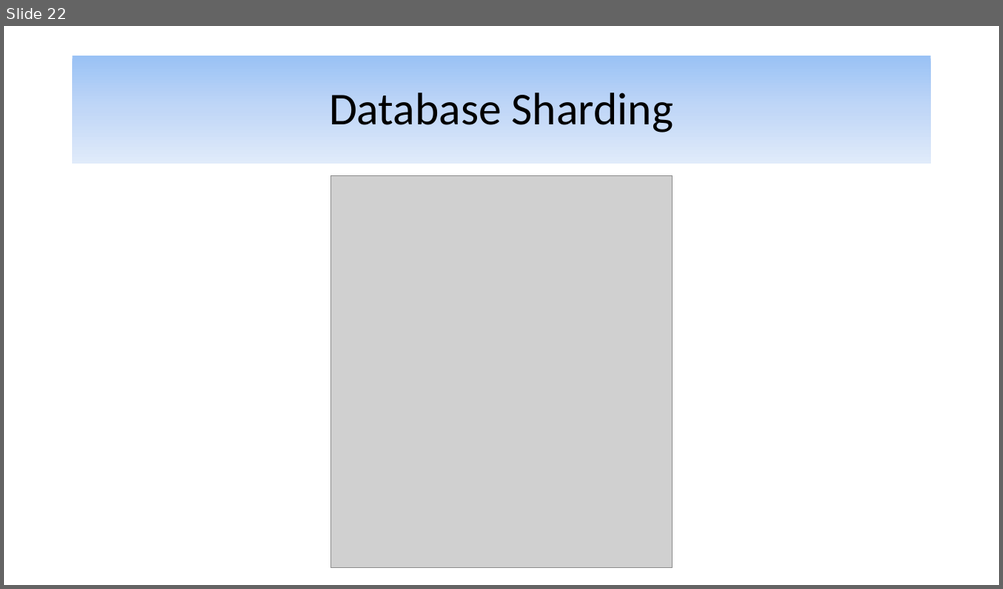
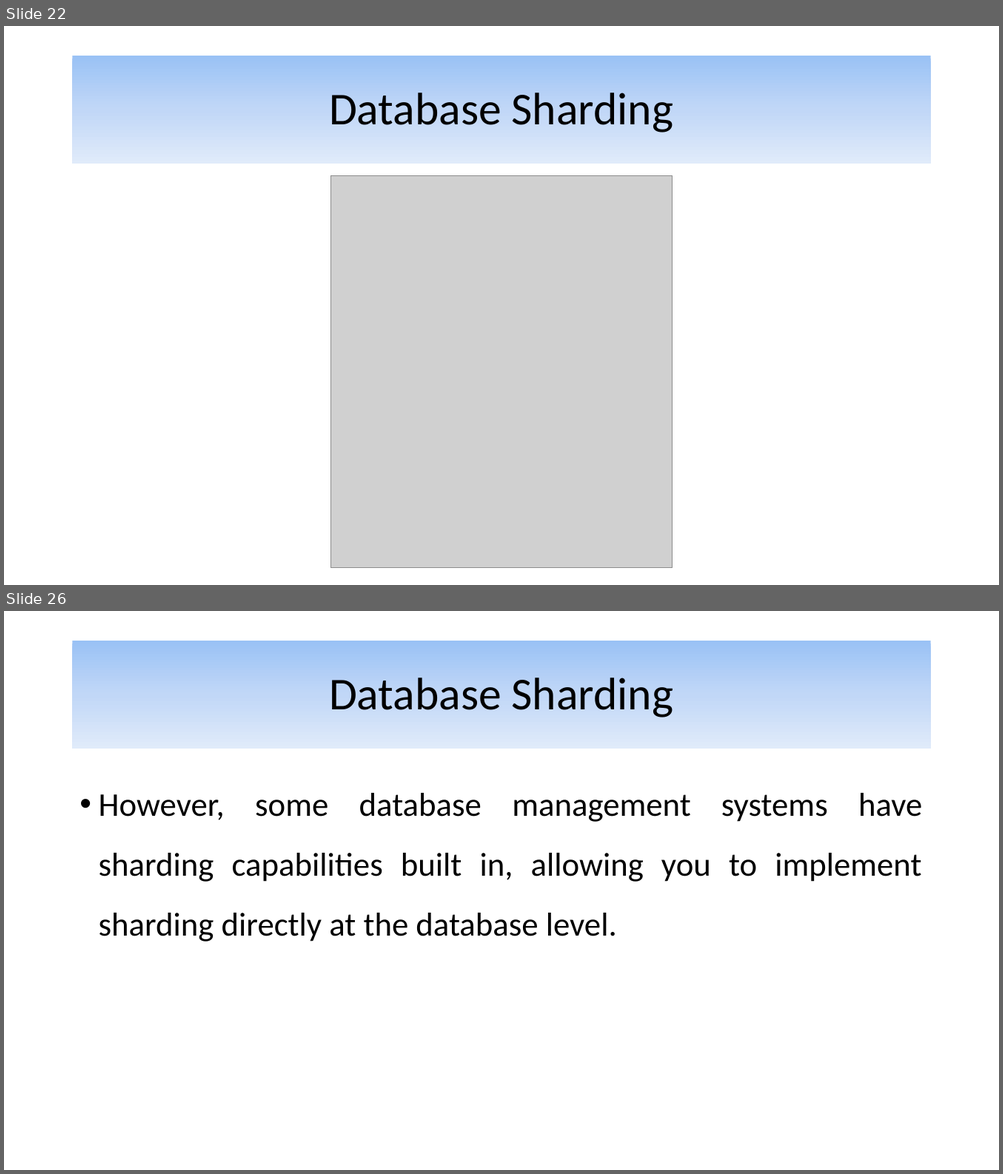
Before and after one commit to alijfri99/presentations, a slide deck: Advanced DBMS Presentation.pptx. Shown one above the other, each under a label of ours: slide 22 before the commit, slides 22 and 26 after it; the slides between them are not shown. The pictures are 1003x589 and 1003x1174 pixels, drawn with LibreOffice and Linux fonts; fonts in the diff are those of the drawing; grey boxes stand for pictures. Boxes give left, top, right and bottom in pixels: in the first picture for what was removed or moved away, otherwise in the second. Text is boxed around its words. In the diff, an @@ line names an element or a change of style, - is before the commit and + after.

Commit message:
Finished key-based sharding

```diff
--- a/Advanced DBMS Presentation.pptx
+++ b/Advanced DBMS Presentation.pptx
@@ slide 26 added at box(4, 611, 999, 1170), background #FFFFFF @@
@@ title added at box(73, 641, 930, 749), fill gradient #9AC3F5 to #C2D8F8 to #E1EBFB, 44 pt, text #000000 @@
+Database Sharding
@@ text added at box(99, 793, 922, 942), 32 pt, text #000000 @@
+• However, some database management systems have sharding capabilities built in, allowing you to implement sharding directly at the database level.
```
Also in this commit, not shown: 12 other slides added, 1 slide removed.
